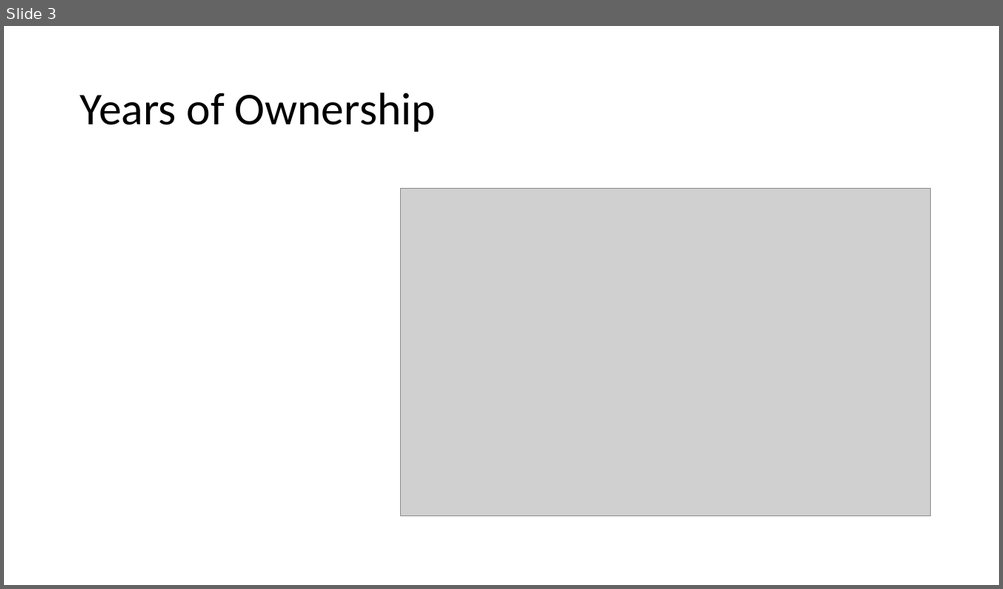
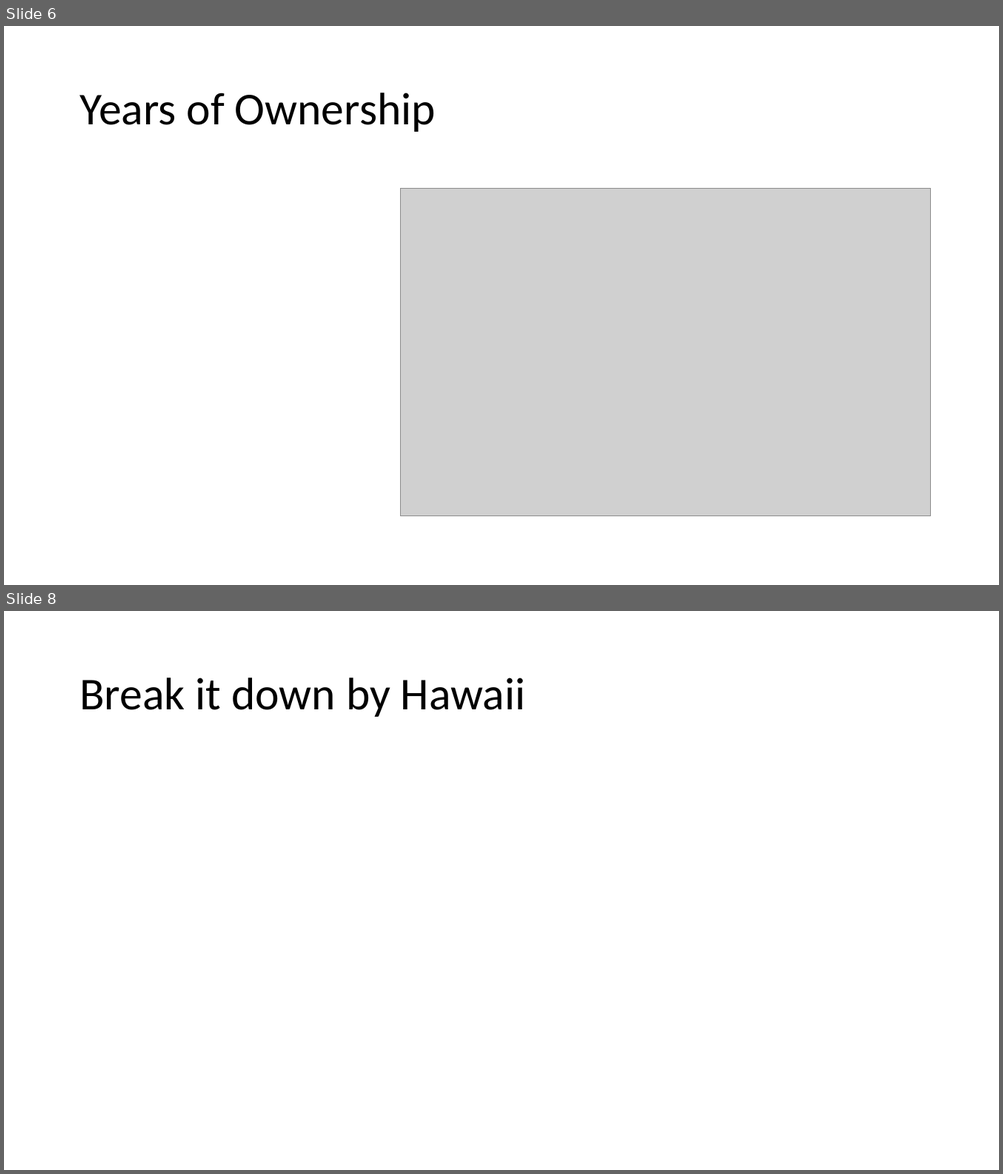
Before and after one commit to jaminiowa/Group-1-Project, a slide deck: Group 1 - AirBnB Presentation.pptx. Shown one above the other, each under a label of ours: slide 3 before the commit, slides 6 and 8 after it; the slides between them are not shown. The pictures are 1003x589 and 1003x1174 pixels, drawn with LibreOffice and Linux fonts; fonts in the diff are those of the drawing; grey boxes stand for pictures. Boxes give left, top, right and bottom in pixels: in the first picture for what was removed or moved away, otherwise in the second. Text is boxed around its words. In the diff, an @@ line names an element or a change of style, - is before the commit and + after.

```diff
--- a/Group 1 - AirBnB Presentation.pptx
+++ b/Group 1 - AirBnB Presentation.pptx
@@ slide 8 added at (4,611,999,1170), background #FFFFFF @@
@@ title added at (79,678,526,717), 44 pt, text #000000 @@
+Break it down by Hawaii
@@ what was slide 3 is now slide 6 @@
```
Also in this commit, not shown: 1 slide changed, 5 other slides added, 1 slide removed.
